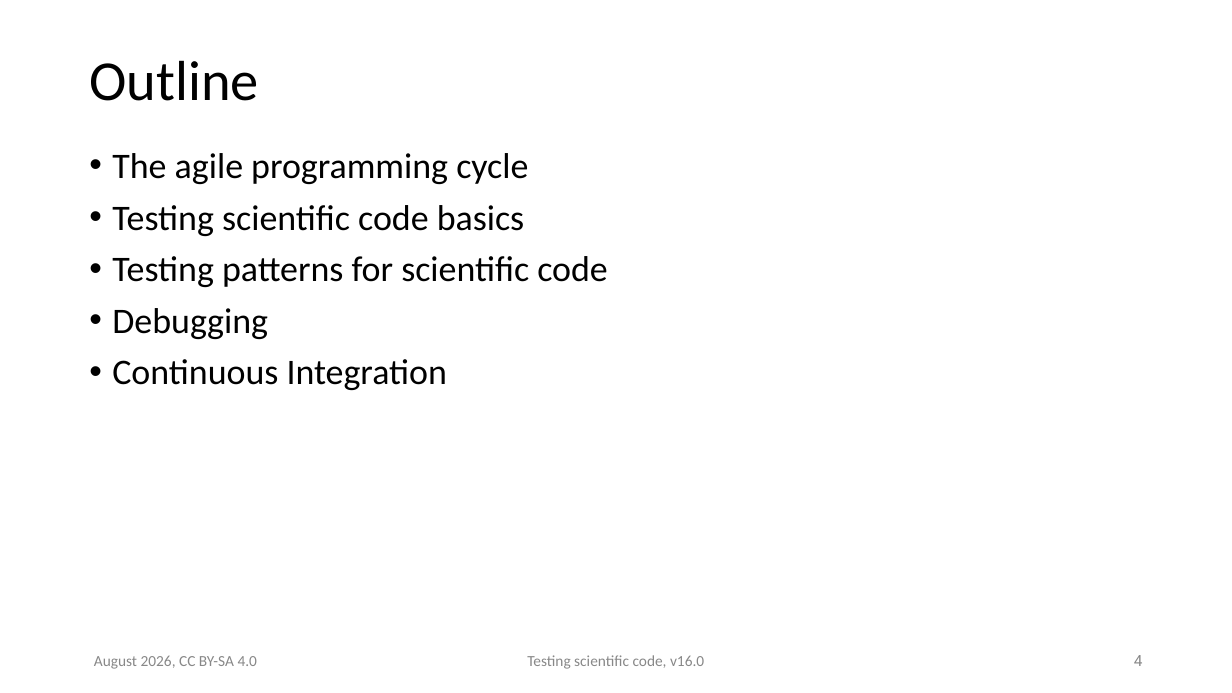
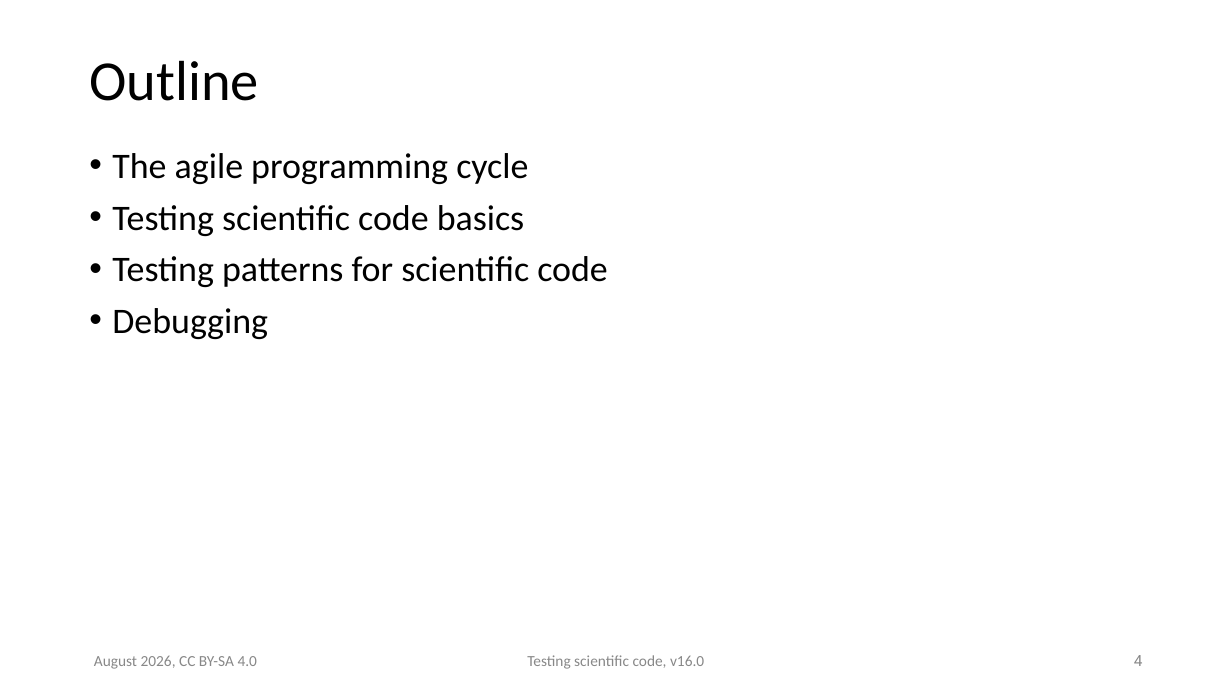
Before and after one commit to ASPP/testing_debugging_profiling, a slide deck: slide 4 of testing_part1.pptx. Drawn at 1232x693 pixels with LibreOffice and Linux fonts; fonts in the diff are those of the drawing. Boxes give left, top, right and bottom in pixels: in the first picture for what was removed or moved away, otherwise in the second. Text is boxed around its words. In the diff, an @@ line names an element or a change of style, - is before the commit and + after.

Commit message:
changed outline of presentation

```diff
--- a/testing_part1.pptx
+++ b/testing_part1.pptx
@@ text at [112, 359, 447, 390]: paragraph removed @@
-• Continuous Integration
```
